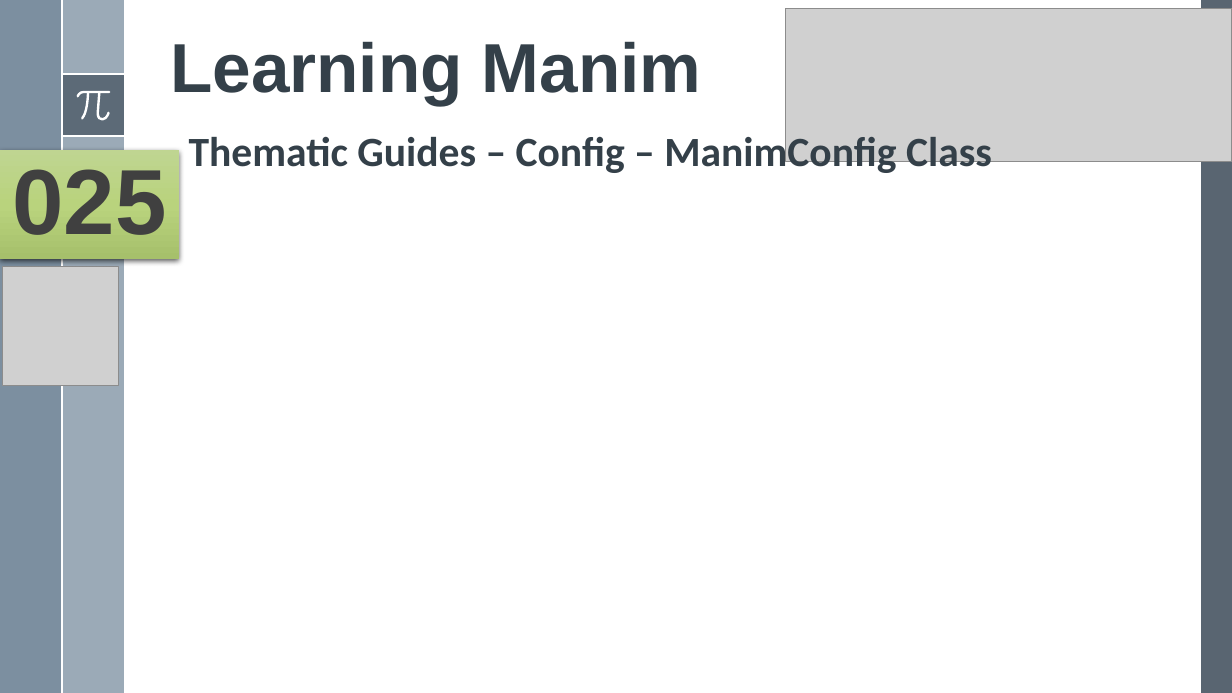
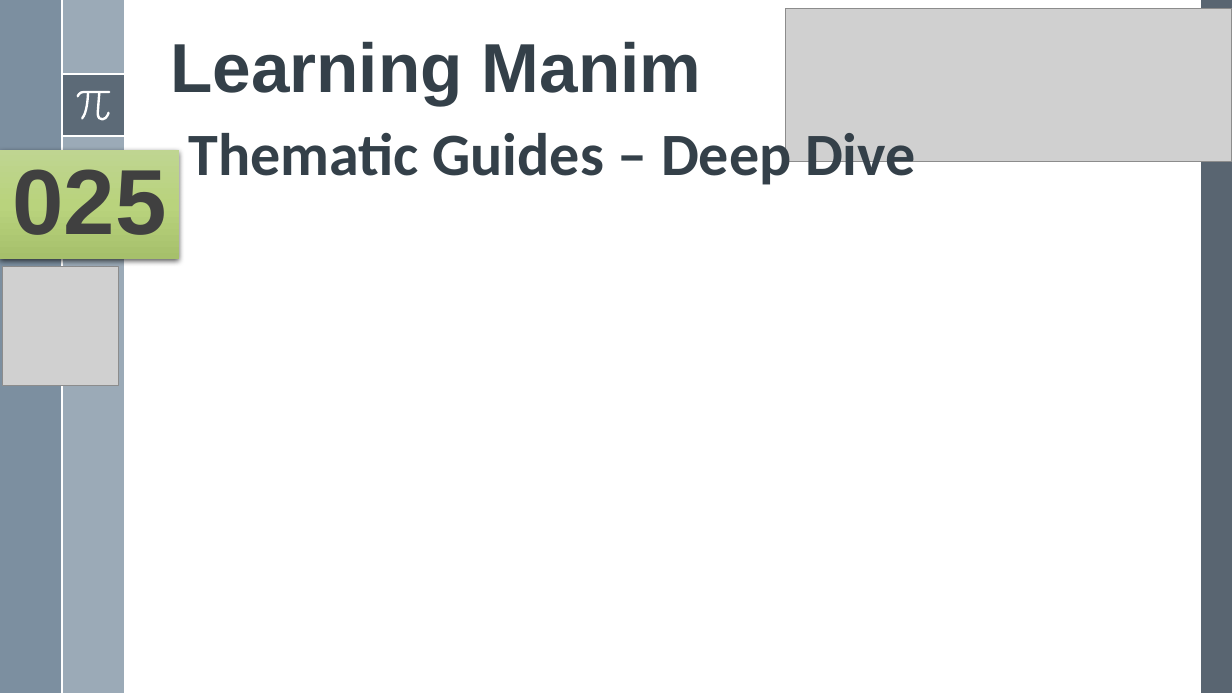
Before and after one commit to yasenstar/python, a slide deck: slide 25 of Manim/Learn Manim Library by Practice.pptx. Drawn at 1232x693 pixels with LibreOffice and Linux fonts; fonts in the diff are those of the drawing; grey boxes stand for pictures. Boxes give left, top, right and bottom in pixels: in the first picture for what was removed or moved away, otherwise in the second. Text is boxed around its words. In the diff, an @@ line names an element or a change of style, - is before the commit and + after.

```diff
--- a/Manim/Learn Manim Library by Practice.pptx
+++ b/Manim/Learn Manim Library by Practice.pptx
@@ text at [189, 126, 916, 190]: text changed; size 32.4 to 46.8 pt @@
-Thematic Guides – Config – ManimConfig Class
+Thematic Guides – Deep Dive
```
Also in this commit, not shown: 1 other slide changed, 1 other file.
